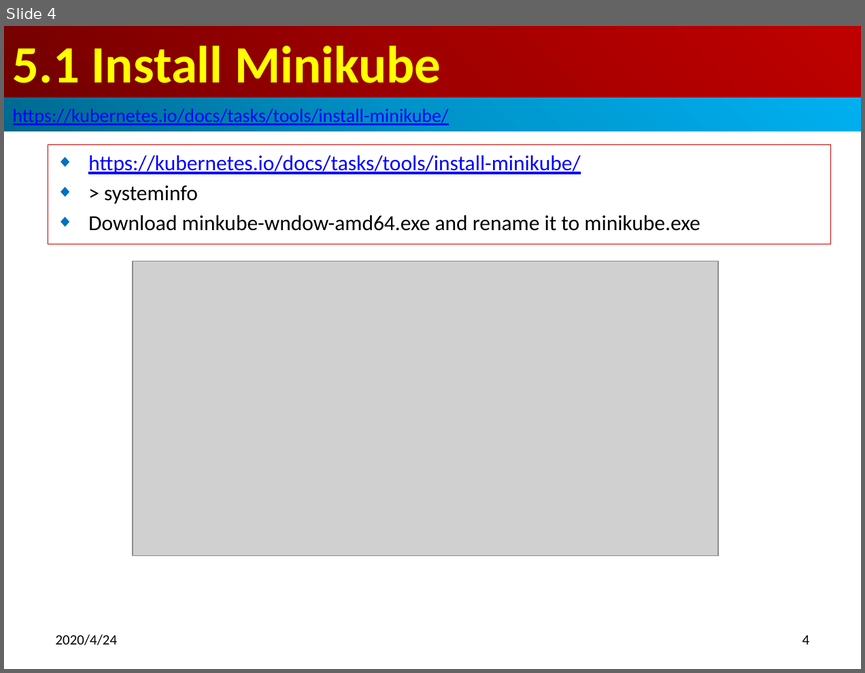
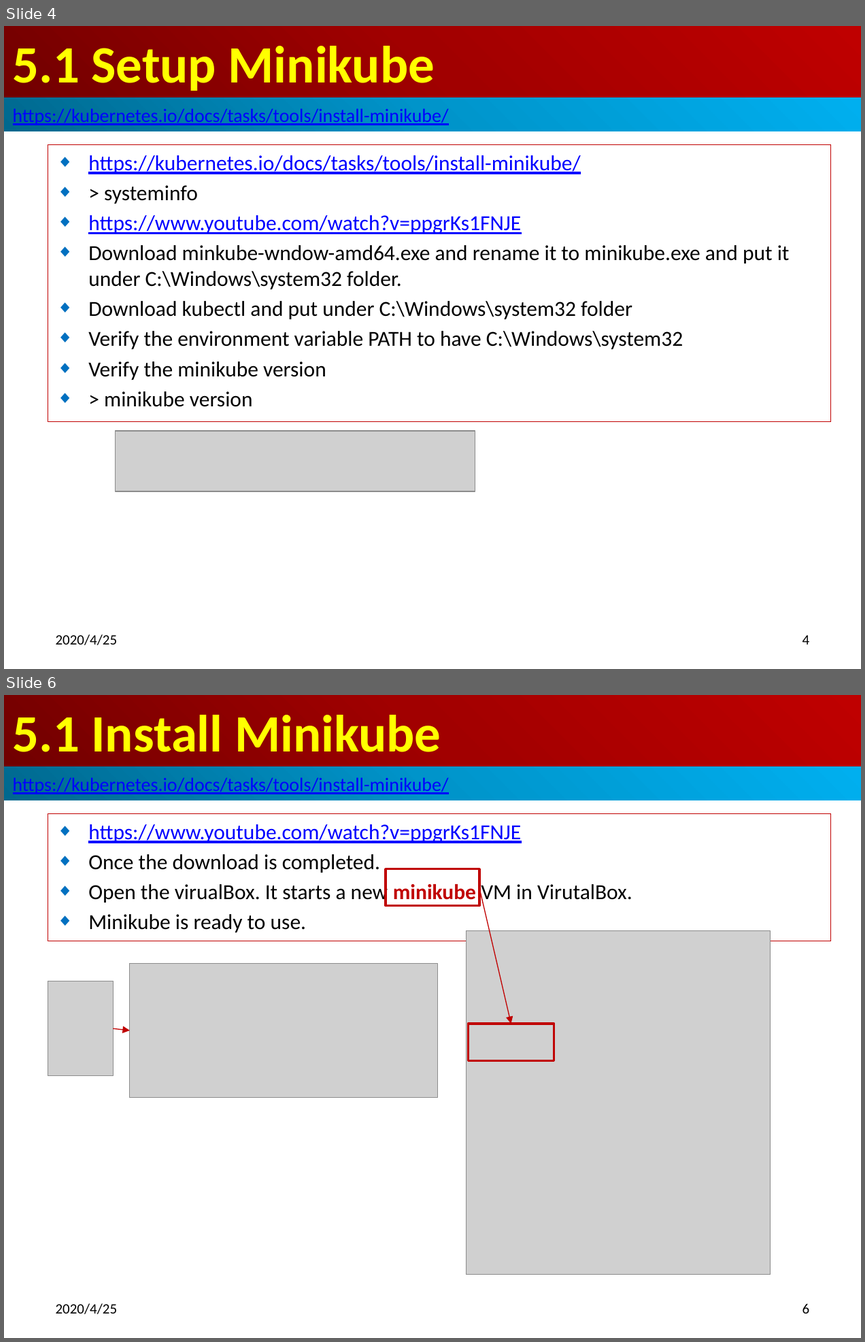
Before and after one commit to peterhchen/900-Kubernetes, a slide deck: 05_SetupMiniKube.pptx. Shown one above the other, each under a label of ours: slide 4 before the commit, slides 4 and 6 after it; the slides between them are not shown. The pictures are 865x673 and 865x1342 pixels, drawn with LibreOffice and Linux fonts; fonts in the diff are those of the drawing; grey boxes stand for pictures. Boxes give left, top, right and bottom in pixels: in the first picture for what was removed or moved away, otherwise in the second. Text is boxed around its words. In the diff, an @@ line names an element or a change of style, - is before the commit and + after.

Commit message:
Setup MiniKube

```diff
--- a/05_SetupMiniKube.pptx
+++ b/05_SetupMiniKube.pptx
@@ slide 6 added at (4,695,861,1338), background #FFFFFF @@
@@ title added at (4,695,861,767), fill gradient #720000 to #A20000 to #C00000, 44 pt, text #FFFF00, bold @@
+5.1 Install Minikube
@@ rectangle added at (4,767,861,800), fill gradient #00688E to #0094CA to #00B0F0, 16 pt, text #0000FF, underline @@
+https://kubernetes.io/docs/tasks/tools/install-minikube/
@@ subtitle added at (48,814,830,941), outline #C00000 0.75 pt, 18 pt, text #000000 @@
+◆ https://www.youtube.com/watch?v=ppgrKs1FNJE
+◆ Once the download is completed.
+◆ Open the virualBox. It starts a new minikube VM in VirutalBox.
+◆ Minikube is ready to use.
@@ rectangle added at (385,869,479,906), outline #C00000 2 pt @@
@@ arrow added from (479, 887) to (511, 1023), #C00000 0.75 pt @@
@@ picture added at (466,930,770,1274) @@
@@ picture added at (130,963,439,1097) @@
@@ picture added at (48,981,113,1075) @@
@@ arrow added from (113, 1028) to (130, 1030), #C00000 0.75 pt @@
@@ rectangle added at (468,1023,554,1060), outline #C00000 2 pt @@
@@ text added at (56,1303,118,1314), 12 pt, text #000000 @@
+2020/4/25
@@ page number added at (802,1303,810,1313), 12 pt, text #000000 @@
+6
@@ slide 4 changed as well @@
@@ title at (13,46,435,91): text changed @@
-5.1 Install Minikube
+5.1 Setup Minikube
@@ subtitle "https://kubernetes.io/docs/tasks/tools/install-minikube/": place and size @@
-subtitle "https://kubernetes.io/docs/tasks/tools/install-minikube/" at (48,145,830,244)
+subtitle "https://kubernetes.io/docs/tasks/tools/install-minikube/" at (48,145,830,422)
@@ subtitle at (88,215,789,407): text changed @@
-◆ Download minkube-wndow-amd64.exe and rename it to minikube.exe
+◆ https://www.youtube.com/watch?v=ppgrKs1FNJE
+◆ Download minkube-wndow-amd64.exe and rename it to minikube.exe and put it under C:\Windows\system32 folder.
+◆ Download kubectl and put under C:\Windows\system32 folder
+◆ Verify the environment variable PATH to have C:\Windows\system32
+◆ Verify the minikube version
+◆ > minikube version
@@ picture removed at (133,261,718,556) @@
@@ picture added at (116,431,475,491) @@
@@ text at (56,634,118,645): text changed @@
-2020/4/24
+2020/4/25
```
Also in this commit, not shown: 5 other slides changed, 3 other slides added.
